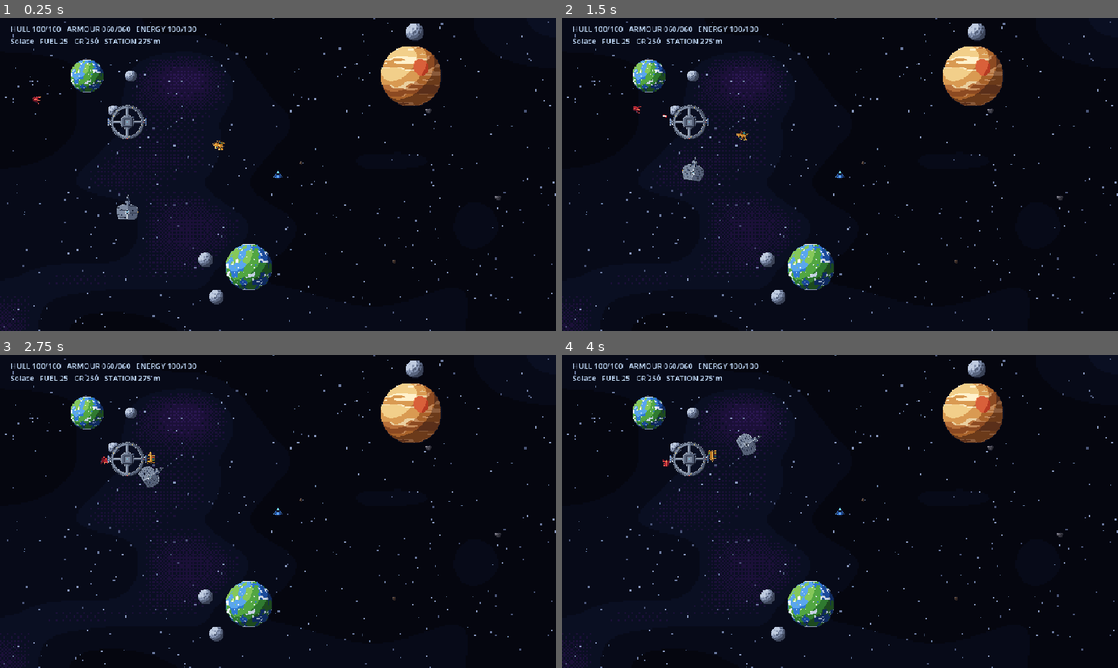
Above: before the commit, frames 1-4 (two rows, left to right).
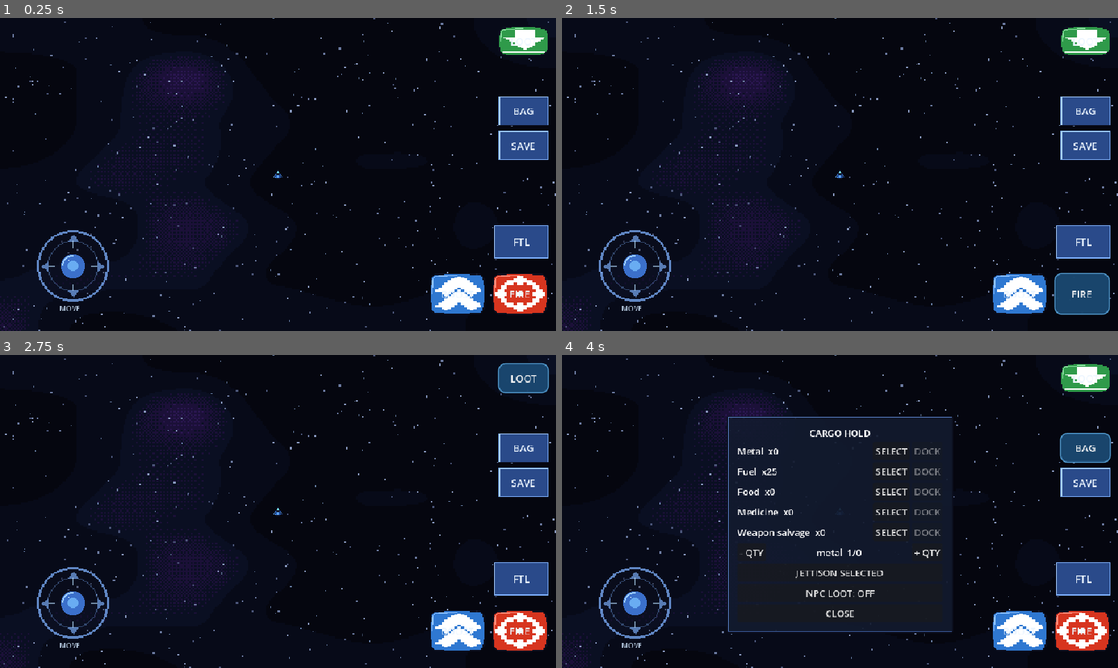
Above: after the commit, the same moments.

Repository: DARTVADER1-DROID/Star-Forge
Game: Godot game, scene res://scenes/main.tscn
Two runs of this game, one before a commit and one after it. Both use one fixed random seed, a clock stepped at 60 frames per second and the inputs below.
Inputs (mouse positions are in pixels of both pictures, inside the frame that each line leads up to):
- Up to frame 1 (0.25 s): no input
- Up to frame 2 (1.5 s): click (1017, 293) at 0.5 s, where only the run after the commit has a clickable "BOOST"; click (1084, 293) at 1.25 s, where only the run after the commit has a clickable "FIRE"
- Up to frame 3 (2.75 s): click (522, 376) at 2 s, where only the run after the commit has a clickable "LOOT"
- Up to frame 4 (4 s): click (1084, 577) at 2.75 s, where only the run after the commit has a clickable "FTL"; click (1084, 448) at 3.5 s, where only the run after the commit has a clickable "BAG"

The runs differ from the first frame. In frame 1, 11% of the frame differs, in the area x 2-99%, y 1-95%; in frame 2, 11%; in frame 3, 11%; in frame 4, 20%.
Error after the commit: Invalid access to property or key 'steering_changed' on a base object of type 'null instance'. (res://scripts/world/world.gd:36)

Commit message:
Fix mobile HUD canvas and viewport layout checks

Diff:
--- a/scenes/main.tscn
+++ b/scenes/main.tscn
@@ -20,11 +20,17 @@
 
 [node name="ProjectilePool" type="Node2D" parent="."]
 script = ExtResource("4_pool")
+
 [node name="NPCs" type="Node2D" parent="."]
+
 [node name="Obstacles" type="Node2D" parent="."]
+
 [node name="CargoDrops" type="Node2D" parent="."]
 
-[node name="HUD" type="Control" parent="."]
+[node name="HUDLayer" type="CanvasLayer" parent="."]
+layer = 10
+
+[node name="HUD" type="Control" parent="HUDLayer"]
 layout_mode = 3
 anchors_preset = 15
 anchor_right = 1.0
